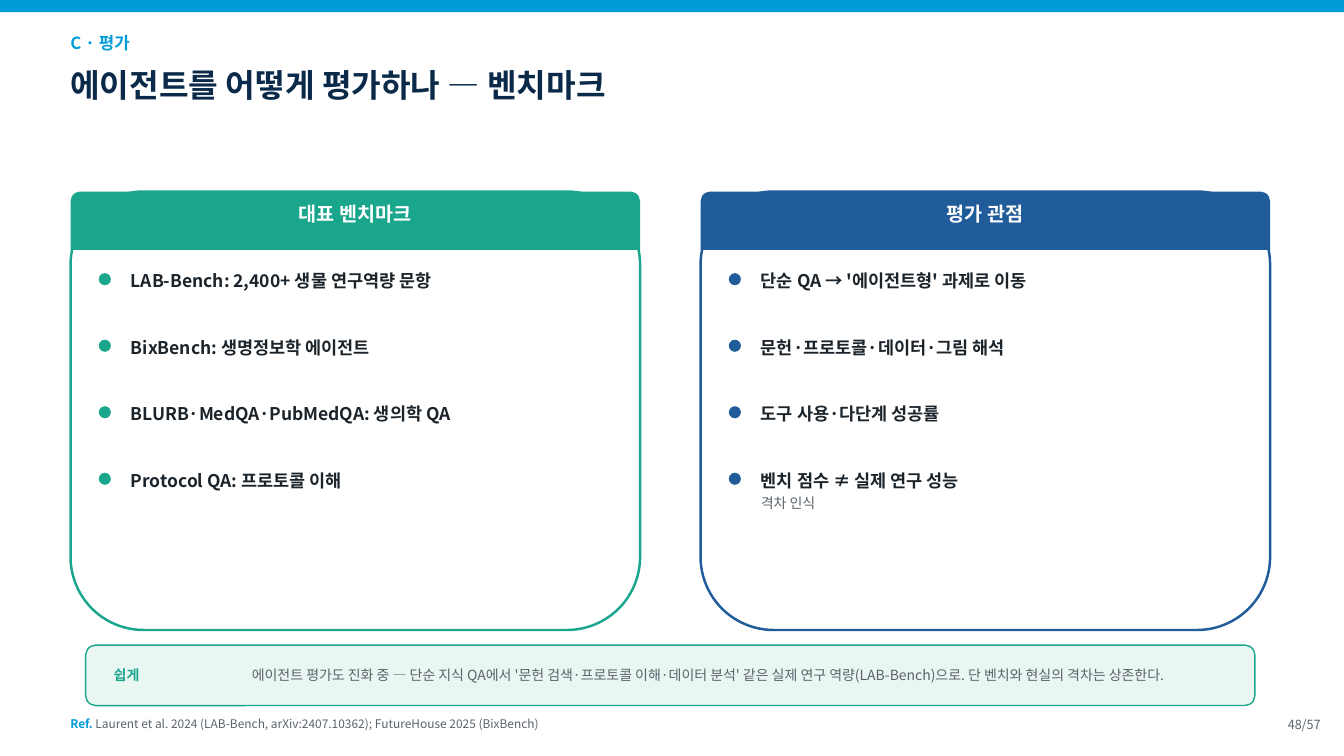
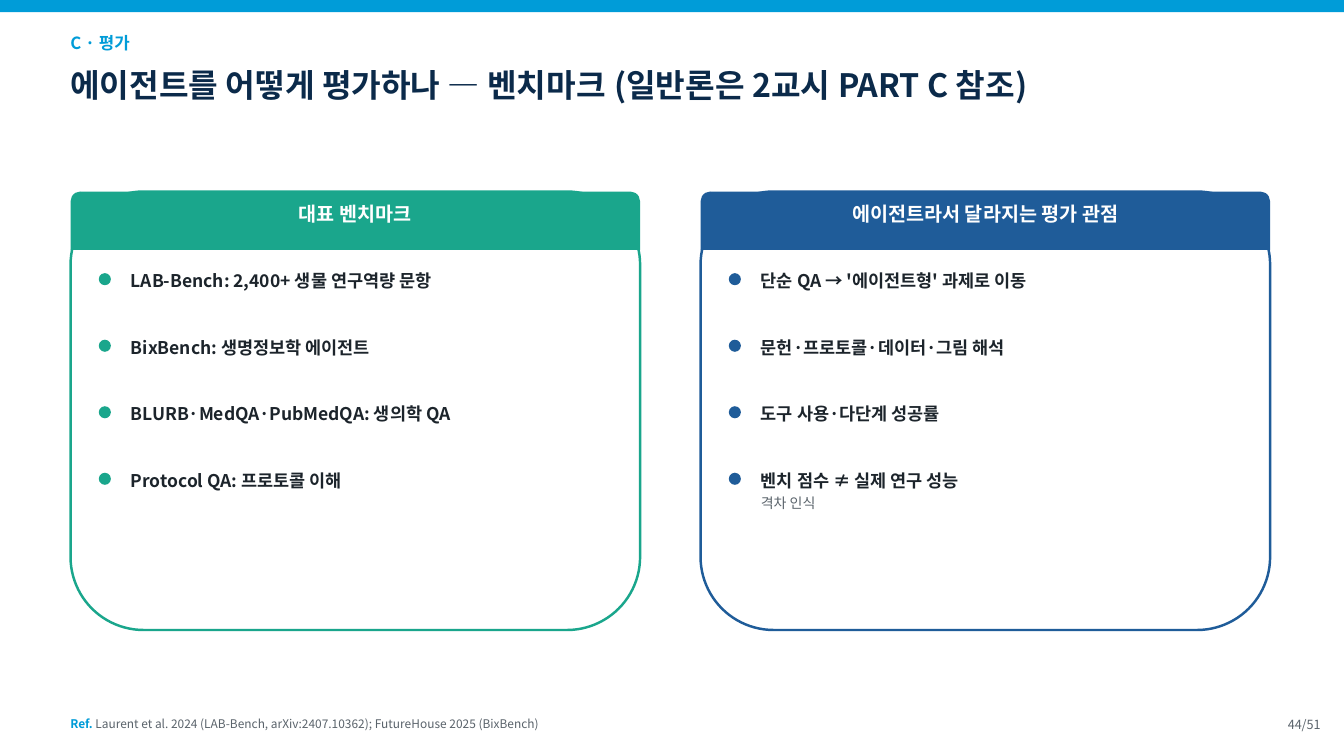
Before and after one commit to fourmodern/2025_aidrugdiscovery, a slide deck: slide 44 of 20260905/slides/0912_3교시.pptx (slide 48 before the commit). Drawn at 1344x756 pixels with LibreOffice and Linux fonts; fonts in the diff are those of the drawing. Boxes give left, top, right and bottom in pixels: in the first picture for what was removed or moved away, otherwise in the second. Text is boxed around its words. In the diff, an @@ line names an element or a change of style, - is before the commit and + after.

```diff
--- a/20260905/slides/0912_3교시.pptx
+++ b/20260905/slides/0912_3교시.pptx
@@ text at [70, 70, 1028, 104]: text changed @@
-에이전트를 어떻게 평가하나 — 벤치마크
+에이전트를 어떻게 평가하나 — 벤치마크 (일반론은 2교시 PART C 참조)
@@ text at [852, 204, 1118, 223]: text changed @@
-평가 관점
+에이전트라서 달라지는 평가 관점
@@ rounded rectangle removed at [86, 645, 1255, 706] @@
@@ text removed at [114, 668, 140, 681] @@
-쉽게
@@ text removed at [252, 668, 1164, 683] @@
-에이전트 평가도 진화 중 — 단순 지식 QA에서 '문헌 검색·프로토콜 이해·데이터 분석' 같은 실제 연구 역량(LAB-Bench)으로. 단 벤치와 현실의 격차는 상존한다.
@@ text at [1288, 719, 1321, 731]: text changed @@
-48/57
+44/51
```
Also in this commit, not shown: 46 other slides changed, 6 slides removed, 15 other files.
